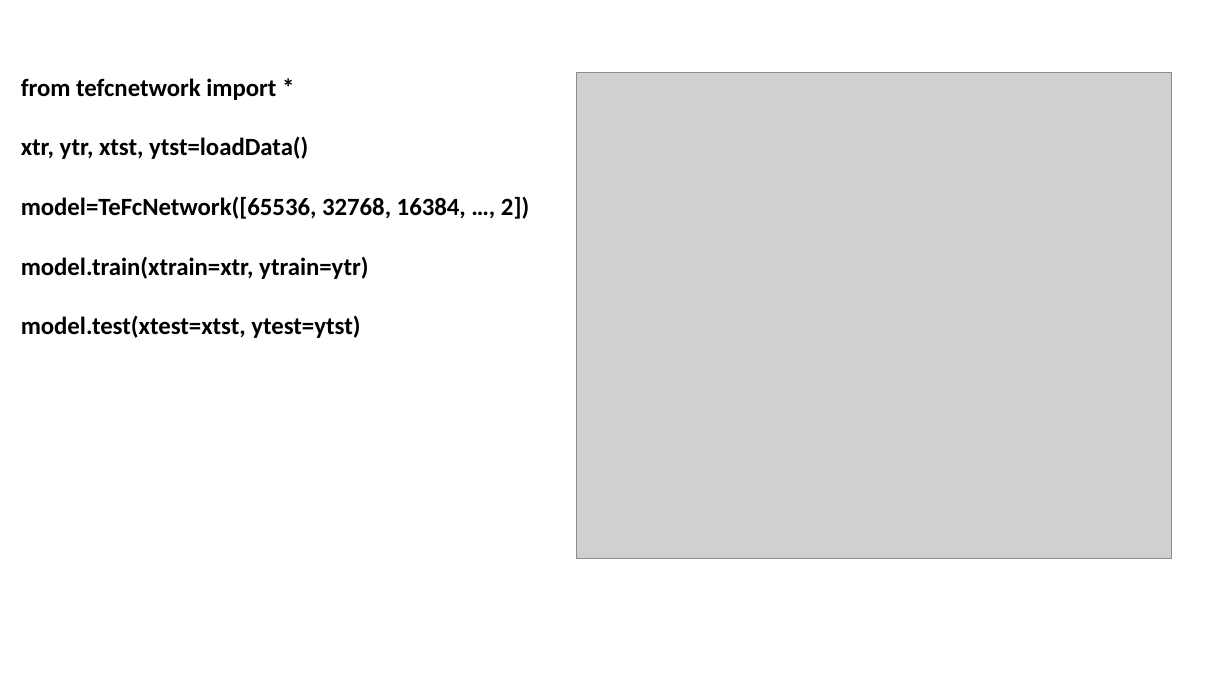
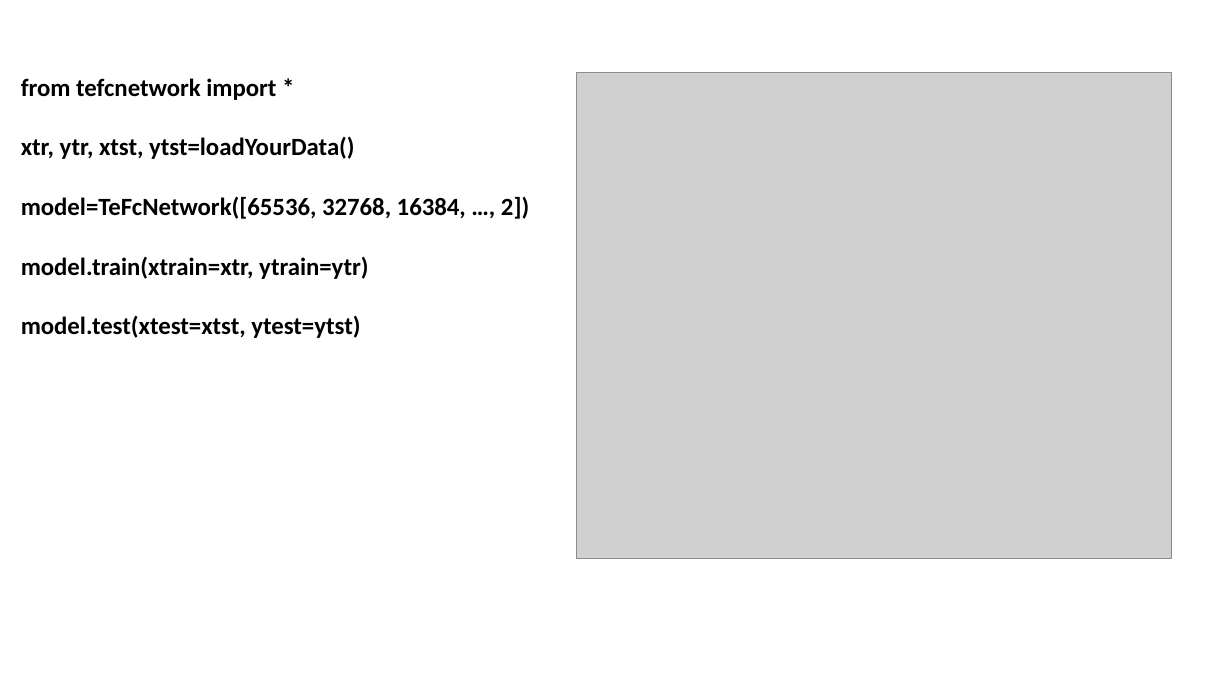
Before and after one commit to znikolaou/trainEasy, a slide deck: slide 2 of figs/logo.odp. Drawn at 1232x693 pixels with LibreOffice and Linux fonts; fonts in the diff are those of the drawing; grey boxes stand for pictures. Boxes give left, top, right and bottom in pixels: in the first picture for what was removed or moved away, otherwise in the second. Text is boxed around its words. In the diff, an @@ line names an element or a change of style, - is before the commit and + after.

```diff
--- a/figs/logo.odp
+++ b/figs/logo.odp
@@ text at (21,136,355,159): text changed @@
-xtr, ytr, xtst, ytst=loadData()
+xtr, ytr, xtst, ytst=loadYourData()
```
Also in this commit, not shown: 1 other file.
